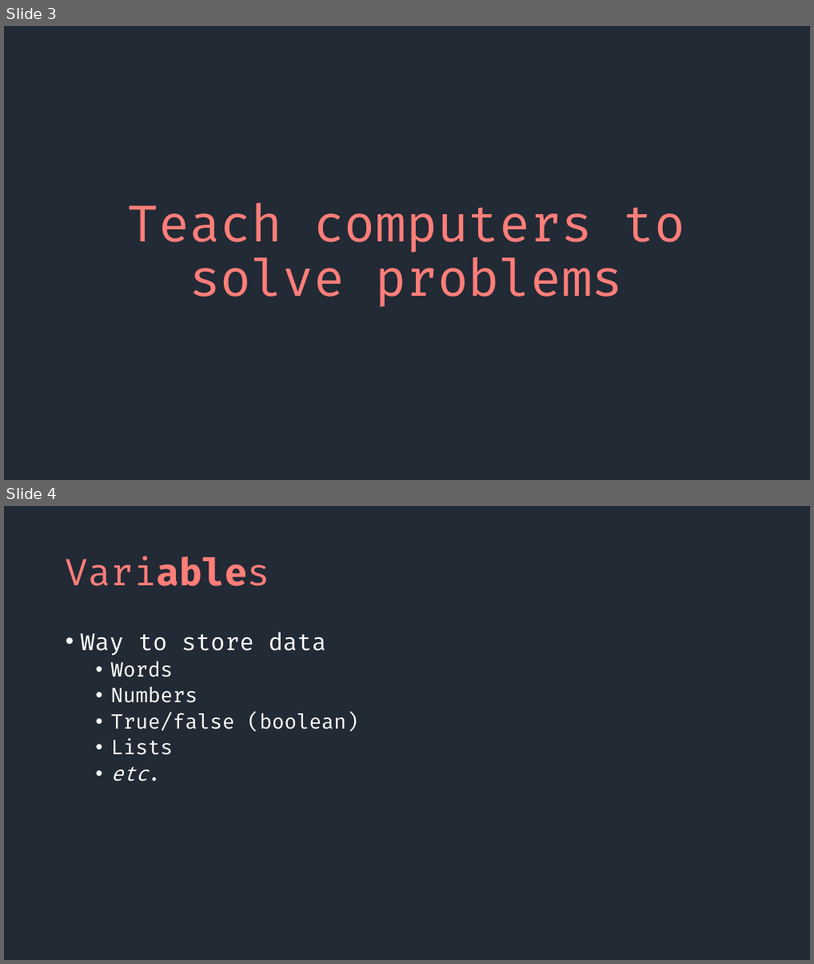
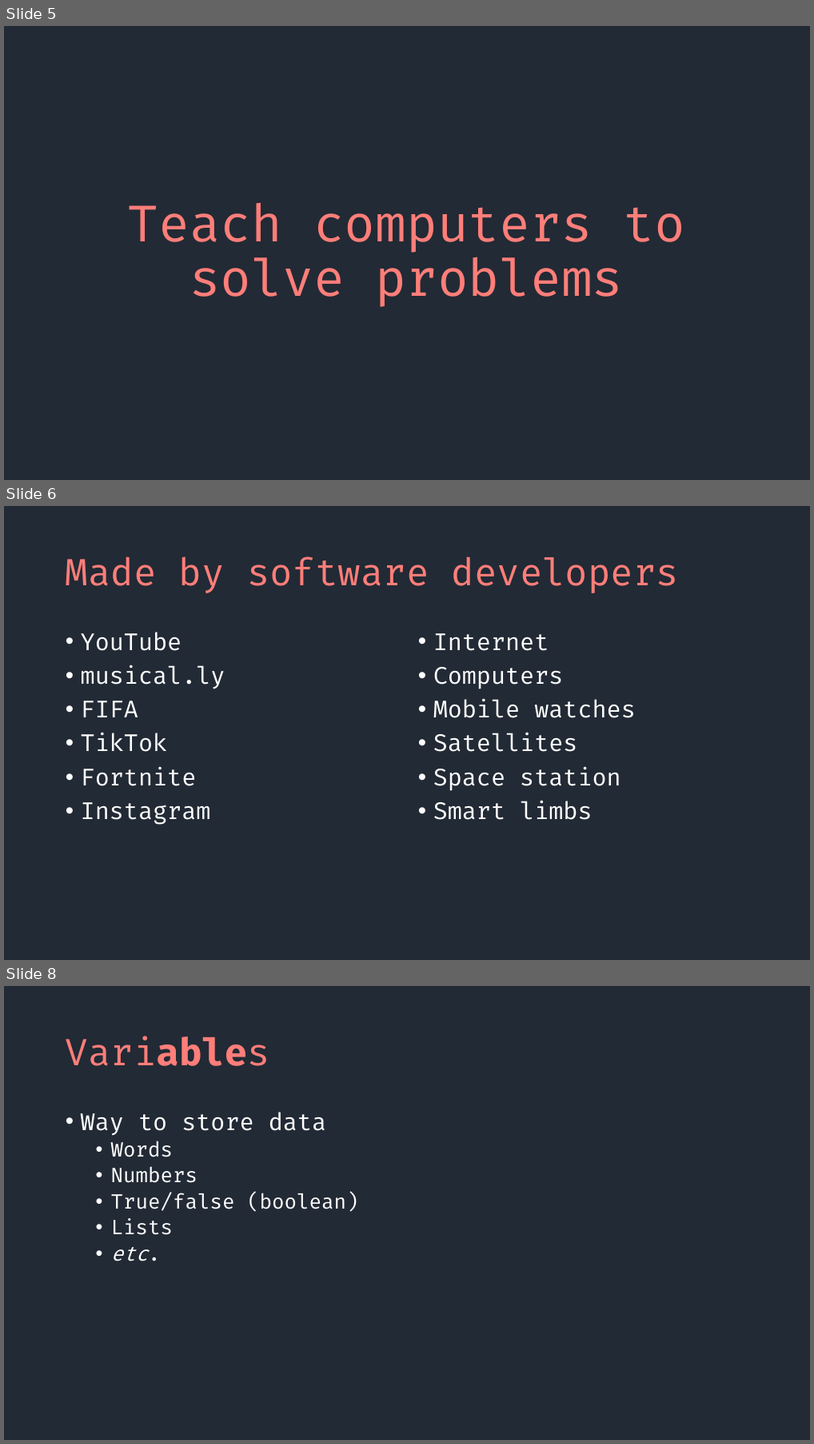
Before and after one commit to SeanMcP/college-career-day, a slide deck: presentation.pptx. Shown one above the other, each under a label of ours: slides 3 and 4 before the commit, slides 5, 6 and 8 after it; the slides between them are not shown. The pictures are 814x964 and 814x1444 pixels, drawn with LibreOffice and Linux fonts; fonts in the diff are those of the drawing. Boxes give left, top, right and bottom in pixels: in the first picture for what was removed or moved away, otherwise in the second. Text is boxed around its words. In the diff, an @@ line names an element or a change of style, - is before the commit and + after.

```diff
--- a/presentation.pptx
+++ b/presentation.pptx
@@ slide 6 added at [4, 506, 810, 960], background #222A35 @@
@@ title added at [66, 556, 679, 593], 44 pt, text #FF7E79 @@
+Made by software developers
@@ text added at [81, 632, 226, 824], 28 pt, text #FFFFFF @@
+• YouTube
+• musical.ly
+• FIFA
+• TikTok
+• Fortnite
+• Instagram
@@ text added at [434, 633, 636, 820], 28 pt, text #FFFFFF @@
+• Internet
+• Computers
+• Mobile watches
+• Satellites
+• Space station
+• Smart limbs
@@ what was slide 3 is now slide 5 @@
@@ what was slide 4 is now slide 8 @@
```
Also in this commit, not shown: 9 slides changed, 16 other slides added.
